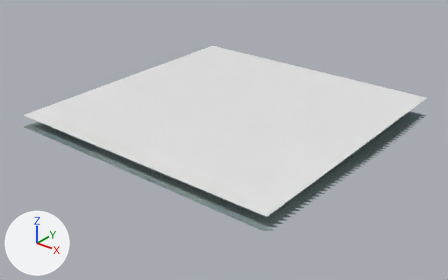
What one commit did to the glTF model eloria-assets/maps/continent-v2/whitepeak/client/chunks/16_14/world.glb.
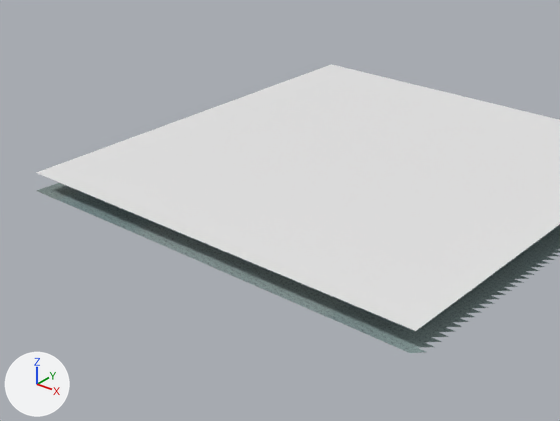
The first picture shows the older version from a camera (50 mm lens) standing at (738.7, -559.3, 80.3) and looking at (621.6, -412.9, -10.5). The close-ups show the older and then the newer version on the part from 0% to 80% of the width and 2% to 98% of the height of that picture. Only the edits that show in the close-ups are written down. Lighting does not change. The marker at lower left points along +X, +Y and +Z. Where no turn or scale is listed for an object, it has been applied to the vertices. Vertices at exactly the same position are counted once.

Before the edit, the objects in view are built like this:
```python
me_authoredground_whitepeakbase_whitepeak_16_14 = bpy.data.meshes.new('AuthoredGround_whitepeakBase_whitepeak_16_14')
me_authoredground_whitepeakbase_whitepeak_16_14.from_pydata(...)  # 2448 vertices, 4608 faces; spans x 1923.0..2021.0, y -6077.0..-5981.0, z -6.8..-4.3
me_authoredground_whitepeakbase_whitepeak_16_14.materials.append(mat_authored_whitepeakbase)
me_water_whitepeak_16_14 = bpy.data.meshes.new('Water_whitepeak_16_14')
me_water_whitepeak_16_14.from_pydata([(1924.0, -5981.0, 0.0), (1924.0, -6077.0, 0.0), (2020.0, -5981.0, 0.0), (2020.0, -6077.0, 0.0)], [], [(0, 1, 2), (2, 1, 3)])
me_water_whitepeak_16_14.materials.append(mat_water_sea)  # its picture is missing
ob_authoredground_whitepeakbase_whitepeak_16_14 = bpy.data.objects.new('AuthoredGround_whitepeakBase_whitepeak_16_14', me_authoredground_whitepeakbase_whitepeak_16_14)
ob_authoredground_whitepeakbase_whitepeak_16_14.location = (-1351.0, 5621.0, 0.0)
ob_water_whitepeak_16_14 = bpy.data.objects.new('Water_whitepeak_16_14', me_water_whitepeak_16_14)
ob_water_whitepeak_16_14.location = (-1351.0, 5621.0, 0.0)
```
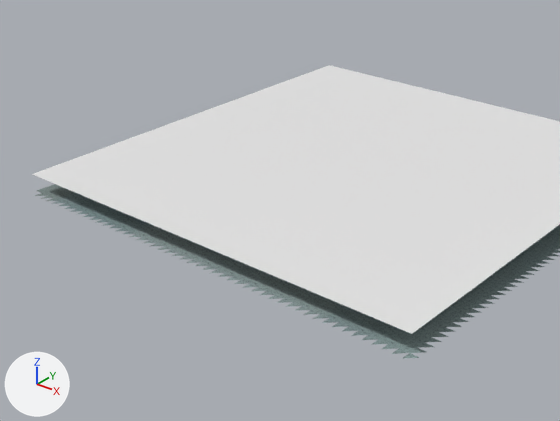
Patch to the scene script:
```diff
--- a/eloria-assets/maps/continent-v2/whitepeak/client/chunks/16_14/world.glb.py
+++ b/eloria-assets/maps/continent-v2/whitepeak/client/chunks/16_14/world.glb.py
@@ me_water_whitepeak_16_14 @@
 # used by ob_water_whitepeak_16_14; location = (-1351.0, 5621.0, 0.0)
-me_water_whitepeak_16_14.from_pydata(...)  # 4 vertices, 2 faces; spans x 1924.0..2020.0, y -6077.0..-5981.0, z 0.0
+me_water_whitepeak_16_14.from_pydata(...)  # 4 vertices, 2 faces; spans x 1924.0..2020.0, y -6078.0..-5982.0, z 0.0
+# me_water_whitepeak_16_14 part 1: the whole mesh is moved by (0.0, -1.0, 0.0)
 me_water_whitepeak_16_14.materials.append(mat_water_sea)
@@ me_authoredground_whitepeakbase_whitepeak_16_14 @@
 # used by ob_authoredground_whitepeakbase_whitepeak_16_14; location = (-1351.0, 5621.0, 0.0)
-me_authoredground_whitepeakbase_whitepeak_16_14.from_pydata(...)  # 2448 vertices, 4608 faces; spans x 1923.0..2021.0, y -6077.0..-5981.0, z -6.8..-4.3
+me_authoredground_whitepeakbase_whitepeak_16_14.from_pydata(...)  # 2496 vertices, 4608 faces; spans x 1923.0..2021.0, y -6079.0..-5981.0, z -6.8..-4.2
+# me_authoredground_whitepeakbase_whitepeak_16_14 part 2
+# 1 vertex is added at (2021.0, -6077.0, -4.4)
+# 37 new vertices lie (0.0, -2.0, 0.1) away from vertices in x 1925.0..2019.0, y -6077.0, z -4.4..-4.3
+# 11 new vertices lie (0.0, -2.0, 0.0) away from vertices in x 1933.0..1987.0, y -6077.0, z -4.3
+# 48 new faces join them
+# other edits to the shape of me_authoredground_whitepeakbase_whitepeak_16_14 do not show in these pictures
 me_authoredground_whitepeakbase_whitepeak_16_14.materials.append(mat_authored_whitepeakbase)
```

Where the change shows, as pixel boxes (x1, y1, x2, y2) in the close-ups (560 x 421 px):
'Water_whitepeak_16_14', mesh moved
    before: (36, 64, 560, 331)
    after: (32, 65, 560, 334)
'AuthoredGround_whitepeakBase_whitepeak_16_14', reshaped
    before: (38, 185, 560, 353)
    after: (35, 185, 560, 358)
part 2 of me_authoredground_whitepeakbase_whitepeak_16_14, added
    after: (35, 193, 420, 358)
